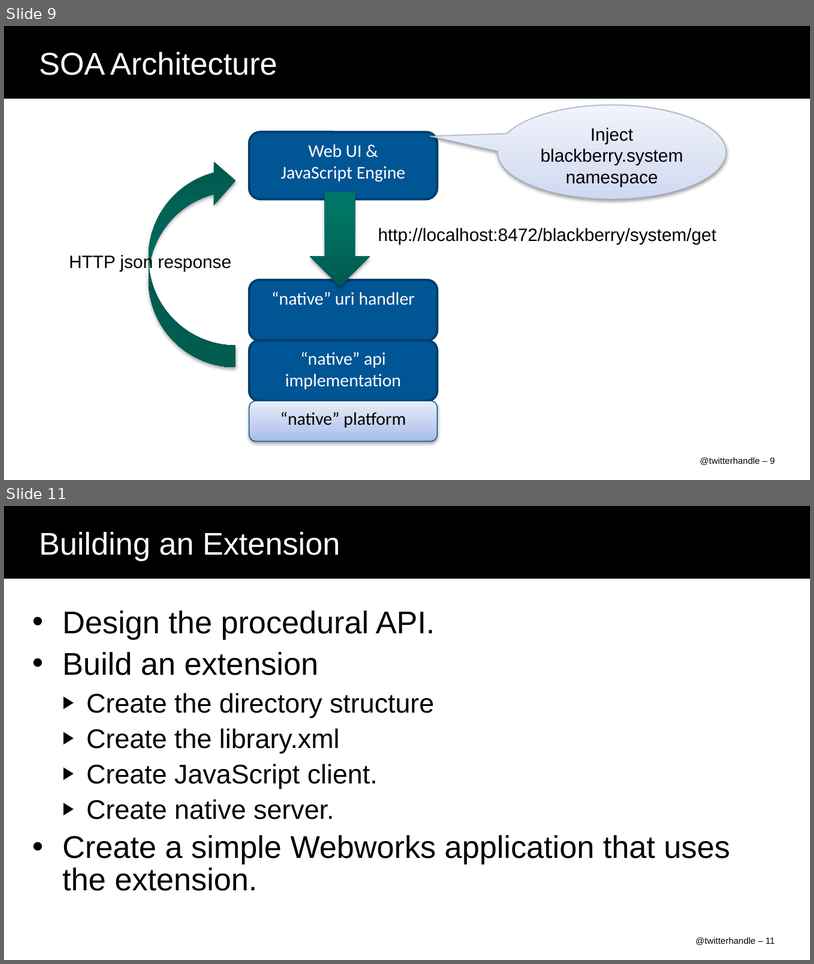
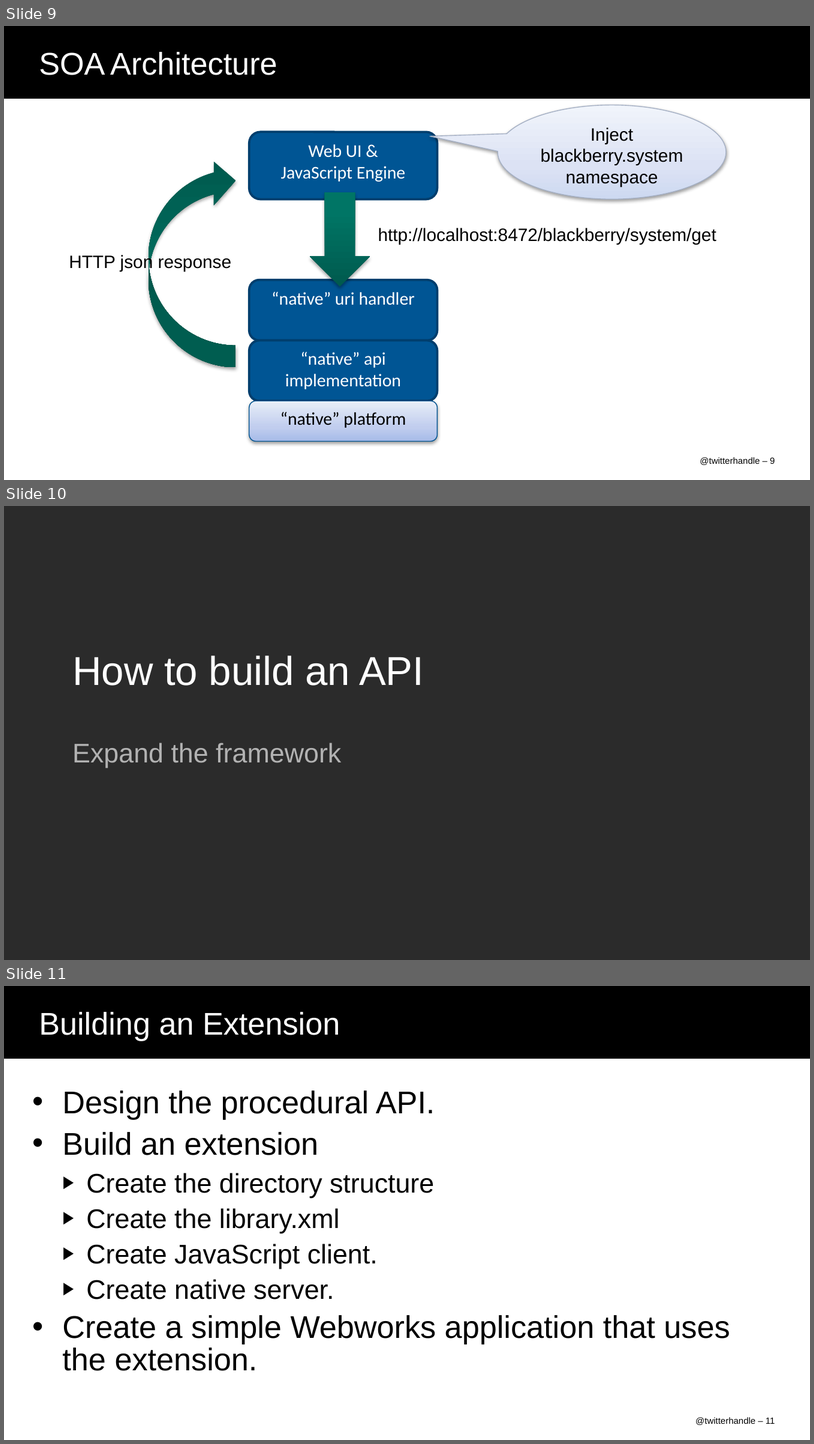
Before and after one commit to nukulb/devcon-demo, a slide deck: DEV51_DelCol.ppt. Shown one above the other, each under a label of ours: slides 9 and 11 before the commit, slides 9, 10 and 11 after it; the slides between them are not shown. The pictures are 814x964 and 814x1444 pixels, drawn with LibreOffice and Linux fonts; fonts in the diff are those of the drawing; background and template pictures are left out; a plain dark background stands for a picture behind light text. Boxes give left, top, right and bottom in pixels: in the first picture for what was removed or moved away, otherwise in the second. Text is boxed around its words. In the diff, an @@ line names an element or a change of style, - is before the commit and + after.

```diff
--- a/DEV51_DelCol.ppt
+++ b/DEV51_DelCol.ppt
@@ slide 10 added at [4, 506, 810, 960], background picture (left out) @@
@@ title added at [72, 655, 424, 685], 36 pt, text #FFFFFF @@
+How to build an API
@@ subtitle added at [72, 742, 341, 768], 24 pt, text #B2B2B2 @@
+Expand the framework
```
Also in this commit, not shown: 2 slides changed, 1 slide removed.
